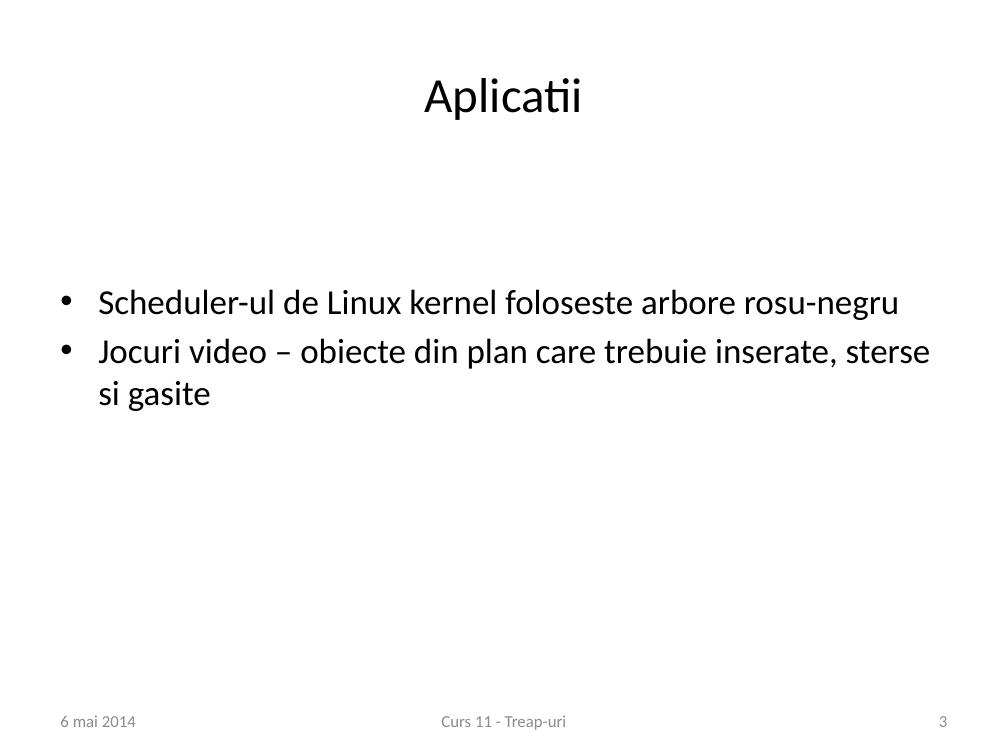
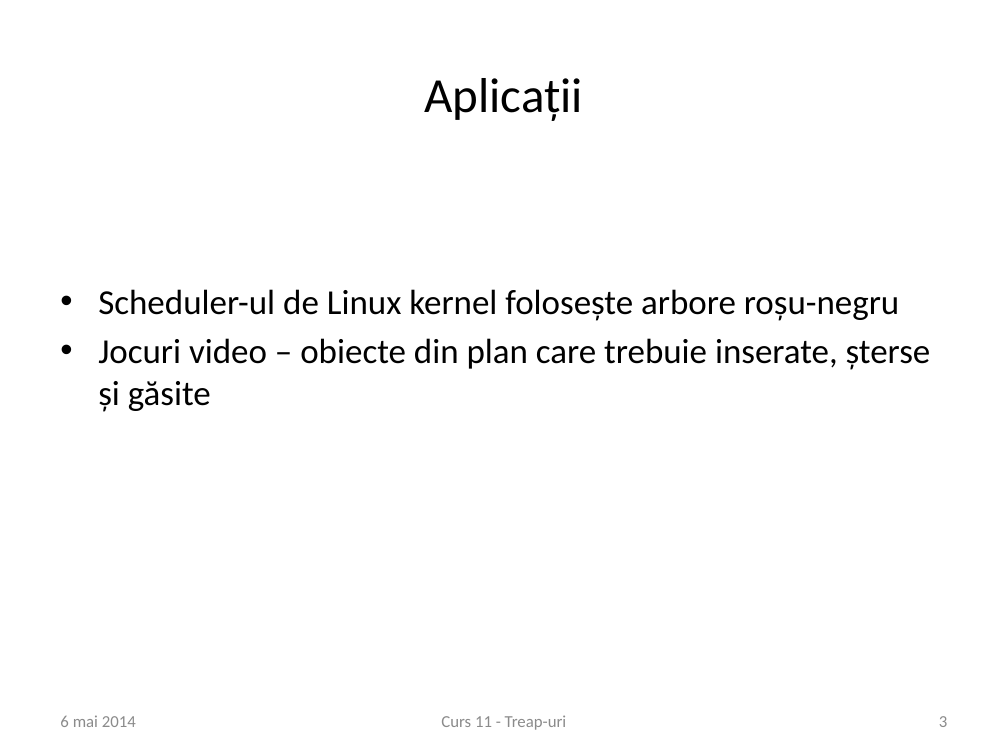
Before and after one commit to andreiparvu/treaps, a slide deck: slide 3 of curs11.pptx. Drawn at 1008x756 pixels with LibreOffice and Linux fonts; fonts in the diff are those of the drawing; background and template pictures are left out. Boxes give left, top, right and bottom in pixels: in the first picture for what was removed or moved away, otherwise in the second. Text is boxed around its words. In the diff, an @@ line names an element or a change of style, - is before the commit and + after.

```diff
--- a/curs11.pptx
+++ b/curs11.pptx
@@ title at box(424, 78, 583, 121): text changed @@
-Aplicatii
+Aplicații
@@ text at box(98, 289, 931, 412): text changed @@
-• Scheduler-ul de Linux kernel foloseste arbore rosu-negru
-• Jocuri video – obiecte din plan care trebuie inserate, sterse si gasite
+• Scheduler-ul de Linux kernel folosește arbore roșu-negru
+• Jocuri video – obiecte din plan care trebuie inserate, șterse și găsite
```
Also in this commit, not shown: 8 other slides changed, 1 slide added.
